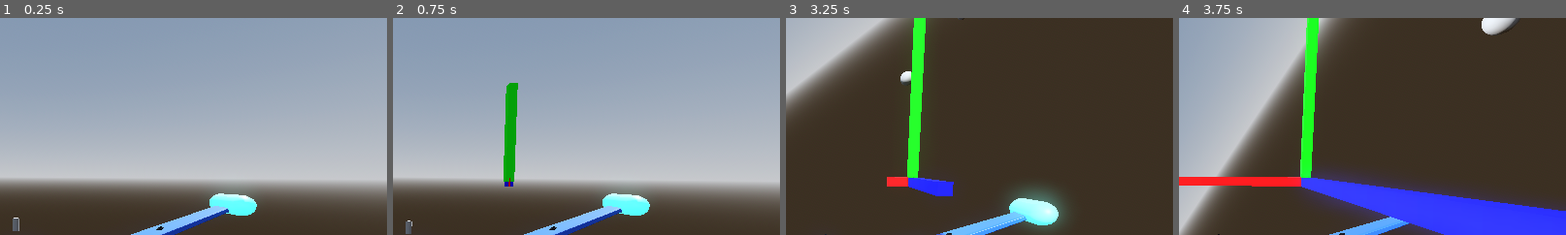
Above: before the commit, frames 1-4 (left to right).
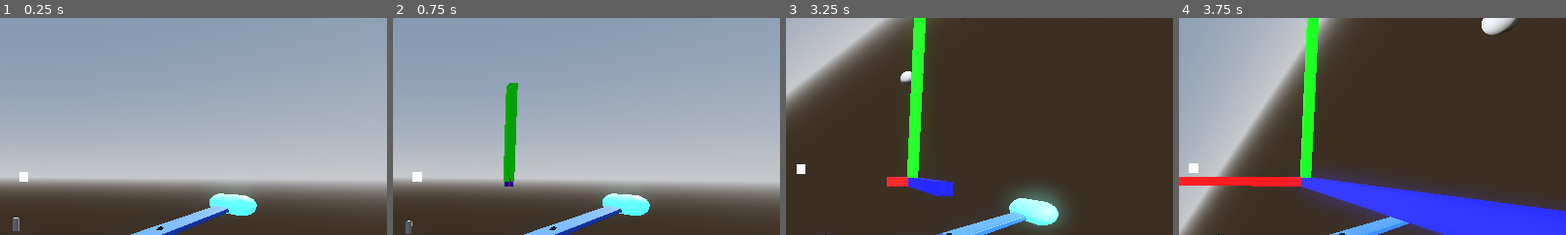
Above: after the commit, the same moments.

Repository: ZoeTheFox/oddity
Game: Godot game, scene res://Scenes/Main Scene/Main.tscn
The game is run twice, just before and just after one commit, with the same random seed, the same clock (stepped at 60 frames per second) and the same inputs.
Inputs (mouse positions are % of the whole screen's width and height, from its top left):
- Up to frame 1 (0.25 s): no input
- Up to frame 2 (0.75 s): move the mouse to (55, 50) at 0.52 s; hold Space (move-up) from 0.53 s (still down); hold Alt (camera-look-around) from 0.53 s (still down)
- Up to frame 3 (3.25 s): keep holding Space (move-up); move the mouse to (45, 50) at 1.27 s; release Alt (camera-look-around) at 1.28 s; tap K (camera-switch-view) at 1.35, 2.85 s; move the mouse to (52, 48) at 2.02 s; hold Alt (camera-look-around) 2.03-2.78 s; move the mouse to (49, 52) at 2.77 s
- Up to frame 4 (3.75 s): keep holding Space (move-up); move the mouse to (57, 51) at 3.52 s; hold Alt (camera-look-around) from 3.53 s (still down)
The pictures show only the part of the screen within x 47-97%, y 7-57%; the shares and areas given below are measured in that part.

The runs differ from the first frame. In frame 1, 0.1% of the frame differs, in the area x 5-8%, y 70-76%; in frame 2, 0.1%; in frame 3, 0.1%; in frame 4, 0.1%.

Commit message:
added a thingy that moves when moving the mouse

Diff:
--- /dev/null
+++ b/Oddity/Scenes/Spaceship/PitchYawCrosshair.gd
@@ -0,0 +1,23 @@
+extends Sprite3D
+
+
+var x_offset : float
+var y_offset : float
+
+# Called when the node enters the scene tree for the first time.
+func _ready():
+	pass # Replace with function body.
+
+
+# Called every frame. 'delta' is the elapsed time since the previous frame.
+func _process(delta):
+	offset.x = x_offset
+	offset.y = y_offset
+
+
+func _on_user_control_yaw(percent):
+	x_offset = percent * 10
+
+
+func _on_user_control_pitch(percent):
+	y_offset = percent * 10
--- a/Oddity/Scenes/Spaceship/UI/UI.tscn
+++ b/Oddity/Scenes/Spaceship/UI/ThrustSpeedText/UI.tscn
@@ -1,6 +1,6 @@
 [gd_scene load_steps=2 format=3 uid="uid://bfe8v0o7ohgvi"]
 
-[ext_resource type="Script" path="res://Scenes/Spaceship/UI/ThrustAndSpeed.gd" id="1_exx5y"]
+[ext_resource type="Script" path="res://Scenes/Spaceship/UI/ThrustSpeedText/ThrustAndSpeed.gd" id="1_rsbhx"]
 
 [node name="UI" type="Control"]
 layout_mode = 3
@@ -9,7 +9,7 @@
 anchor_bottom = 1.0
 grow_horizontal = 2
 grow_vertical = 2
-script = ExtResource("1_exx5y")
+script = ExtResource("1_rsbhx")
 
 [node name="MarginContainer" type="MarginContainer" parent="."]
 layout_mode = 1
--- a/Oddity/Scenes/Spaceship/fighter_gen_7.tscn
+++ b/Oddity/Scenes/Spaceship/fighter_gen_7.tscn
@@ -6,8 +6,10 @@
 [ext_resource type="Script" path="res://Scenes/Spaceship/Scripts/FlightControl/UserControl.gd" id="2_y8fcc"]
 [ext_resource type="Script" path="res://Scenes/Spaceship/Scripts/CameraScripts/CameraController.gd" id="3_wocjs"]
 [ext_resource type="ArrayMesh" uid="uid://dh5qg0701ykbr" path="res://Assets/Spaceships/FighterGen7/fighterGen7-CollisionMesh.obj" id="4_u2t7m"]
+[ext_resource type="Texture2D" uid="uid://b1587k88s4fw4" path="res://Scenes/Spaceship/UI/PitchYaw/crosshair.png" id="6_xn2h1"]
 [ext_resource type="PackedScene" uid="uid://d0j0koj552phk" path="res://Scenes/Spaceship/VelocityArrow/Velocity_Arrows.tscn" id="7_8us3n"]
-[ext_resource type="PackedScene" uid="uid://bfe8v0o7ohgvi" path="res://Scenes/Spaceship/UI/UI.tscn" id="8_nilws"]
+[ext_resource type="Script" path="res://Scenes/Spaceship/PitchYawCrosshair.gd" id="7_xmu4r"]
+[ext_resource type="PackedScene" uid="uid://bfe8v0o7ohgvi" path="res://Scenes/Spaceship/UI/ThrustSpeedText/UI.tscn" id="8_nilws"]
 
 [sub_resource type="ConvexPolygonShape3D" id="ConvexPolygonShape3D_rm3t2"]
 points = PackedVector3Array(9.16666, 4.58589, 5.79973, 2.39356, 0.462733, 0.793534, 2.39356, 1.34661, 0.793534, 2.39356 …(613 unchanged characters)…
@@ -70,6 +72,12 @@
 transform = Transform3D(1, 0, 0, 0, 0.994703, 0.102793, 0, -0.102793, 0.994703, 0, 5.238, 14.946)
 current = true
 
+[node name="Sprite3D" type="Sprite3D" parent="Ship/Cameras/ThirdPersonCamera/TwistPivot/PitchPivot/Camera3D"]
+transform = Transform3D(1, 0, 0, 0, 1, 0, 0, 0, 1, 0, 0.546898, -5.2922)
+pixel_size = 0.009
+texture = ExtResource("6_xn2h1")
+script = ExtResource("7_xmu4r")
+
 [node name="FirstPersonCamera" type="Node3D" parent="Ship/Cameras"]
 transform = Transform3D(1, 0, 0, 0, 1, 0, 0, 0, 1, 0, 1.44426, 1.7775)
 script = ExtResource("3_wocjs")
@@ -119,6 +127,7 @@
 [connection signal="no_thrust_right" from="UserControl" to="." method="_on_user_control_no_thrust_right"]
 [connection signal="no_thrust_up" from="UserControl" to="." method="_on_user_control_no_thrust_up"]
 [connection signal="pitch" from="UserControl" to="." method="_on_user_control_pitch"]
+[connection signal="pitch" from="UserControl" to="Ship/Cameras/ThirdPersonCamera/TwistPivot/PitchPivot/Camera3D/Sprite3D" method="_on_user_control_pitch"]
 [connection signal="roll_left" from="UserControl" to="." method="_on_user_control_roll_left"]
 [connection signal="roll_right" from="UserControl" to="." method="_on_user_control_roll_right"]
 [connection signal="throttle_signal" from="UserControl" to="." method="_on_user_control_throttle_signal"]
@@ -130,4 +139,5 @@
 [connection signal="thrust_right" from="UserControl" to="." method="_on_user_control_thrust_right"]
 [connection signal="thrust_up" from="UserControl" to="." method="_on_user_control_thrust_up"]
 [connection signal="yaw" from="UserControl" to="." method="_on_user_control_yaw"]
+[connection signal="yaw" from="UserControl" to="Ship/Cameras/ThirdPersonCamera/TwistPivot/PitchPivot/Camera3D/Sprite3D" method="_on_user_control_yaw"]
 [connection signal="timeout" from="UserControl/Timer" to="UserControl" method="_on_timer_timeout"]
Binary file added: Oddity/Scenes/Spaceship/UI/PitchYaw/crosshair.png
Not shown, added: Oddity/Scenes/Spaceship/UI/PitchYaw/crosshair.png.import
Renamed: Oddity/Scenes/Spaceship/UI/ThrustAndSpeed.gd -> Oddity/Scenes/Spaceship/UI/ThrustSpeedText/ThrustAndSpeed.gd
Not shown: 1 places in Oddity/Scenes/Spaceship/fighter_gen_7.tscn that only renumber resources
